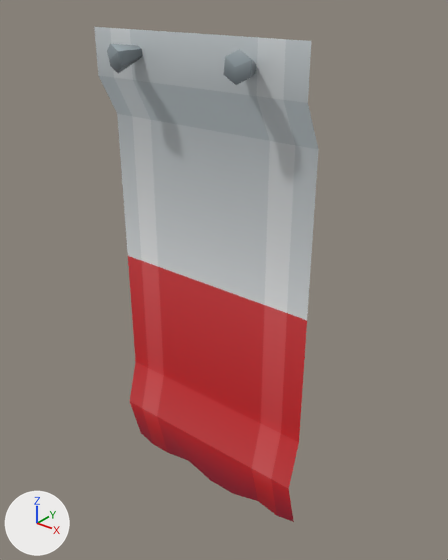
Before and after pictures for a commit that changed the glTF model public/models/d_banner_patternB_red.glb.
Both versions are drawn from a 50 mm lens placed at (2.34, -3.14, 3.98), pointed at (0.12, -0.36, 2.26). Arrows for +X, +Y and +Z are at lower left; the lights stay in place. The first picture is the older version. Where no turn or scale is listed for an object, it has been applied to the vertices. Vertices at exactly the same position are counted once.

Objects in the first picture: 'banner_patternB_red'.
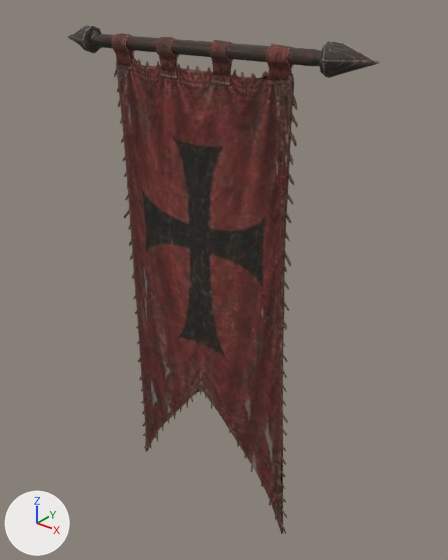
Changed parts and their boxes [x1, y1, x2, y2] in the pictures (448 x 560 px):
'banner_patternB_red', reshaped, moved, recoloured (38% wider): before [94, 27, 319, 522]; after [68, 25, 379, 534]
part 1 of me_cube_025, rebuilt (21% narrower): before [94, 27, 319, 522]; after [116, 58, 294, 534]
part 2 of me_cube_025, cut back: before [107, 43, 256, 85]; after [68, 25, 379, 534]

Diff of the bpy script that builds the scene:
```diff
--- a/public/models/d_banner_patternB_red.glb.py
+++ b/public/models/d_banner_patternB_red.glb.py
@@ img_d_banner_patternb_red_0 @@
+img_d_banner_patternb_red_0 = load_image('d_banner_patternB_red_0', '_unpacked/d_banner_patternB_red_0', 512, 512, 'sRGB')
@@ mat_material_0 @@
+mat_material_0 = principled_material('Material_0')
+mat_material_0.texture = img_d_banner_patternb_red_0
+mat_material_0.roughness = 0.85
@@ me_cube_025 @@
 # used by ob_banner_patternb_red; location = (0.0, -0.534, 2.129)
-me_cube_025.from_pydata(...)  # 67 vertices, 97 faces; spans x -0.75..0.75, y -0.16..0.16, z -1.6..1.6
-me_cube_025.materials.append(mat_texture)  # picture img_dungeon_texture
+me_cube_025.from_pydata(...)  # 1749 vertices, 3139 faces; spans x -1.07..1.07, y -0.08..0.08, z -1.6..1.6
+# me_cube_025 part 1: the loose piece of 51 vertices spanning x -0.75..0.75, y 0.02..0.15, z -1.6..1.6 is rebuilt with 272 vertices and now spans x -0.63..0.73, y -0.01..0.02, z -1.6..1.44, in mat_material_0 (picture img_d_banner_patternb_red_0)
+# me_cube_025 part 2: 16 vertices removed from x -0.5..0.51, y -0.16..0.16, z 1.37..1.55; 1477 vertices added at x -1.07..1.07, y -0.08..0.08, z -1.59..1.6
+me_cube_025.materials.append(mat_material_0)  # picture img_d_banner_patternb_red_0
@@ ob_banner_patternb_red @@
 ob_banner_patternb_red = bpy.data.objects.new('banner_patternB_red', me_cube_025)
-ob_banner_patternb_red.location = (0.0, -0.534, 2.129)
+ob_banner_patternb_red.location = (0.0, -0.458, 2.129)
```
